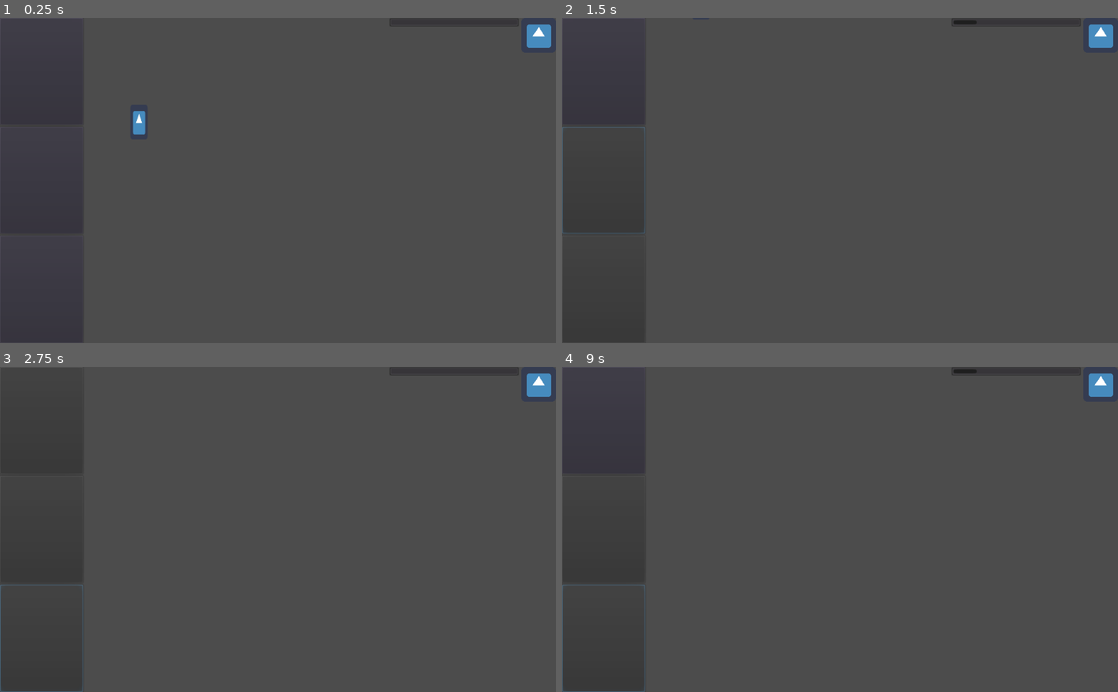
Above: before the commit, frames 1-4 (two rows, left to right).
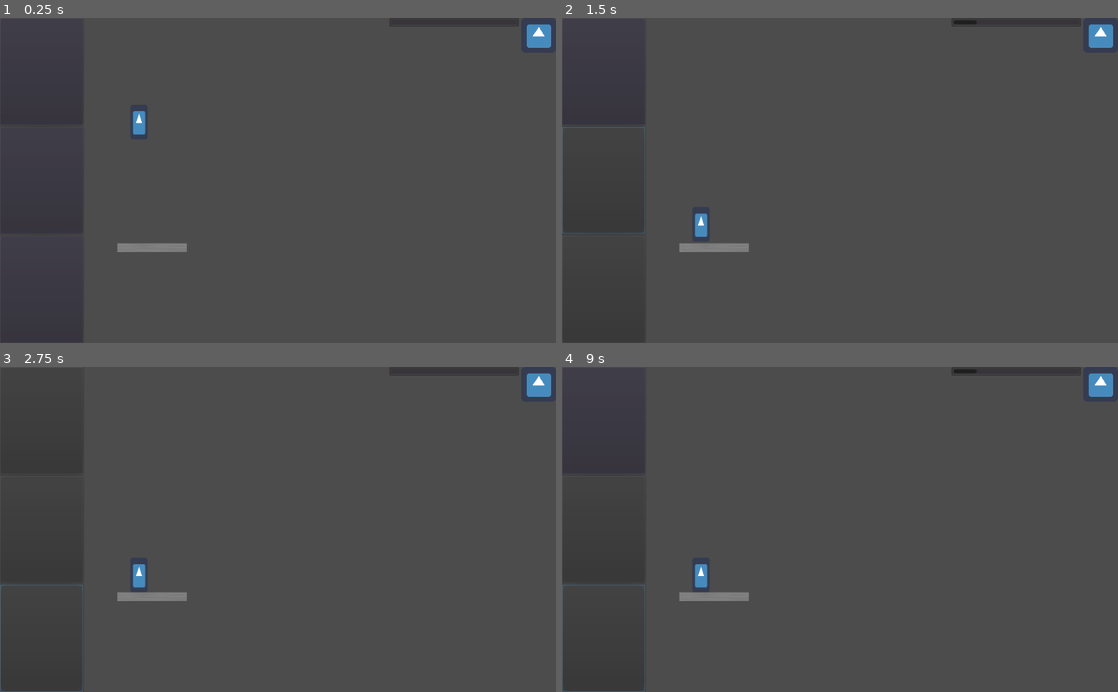
Above: after the commit, the same moments.

Repository: iniyanijoseph/Gravity
Game: Godot game, scene res://Main.tscn
The game is run twice, just before and just after one commit, with the same random seed, the same clock (stepped at 60 frames per second) and the same inputs. The engine's default icon, where the game draws it, is replaced by a stand-in: a white triangle on a blue panel in a dark square.
Inputs (mouse positions are in pixels of both pictures, inside the frame that each line leads up to):
- Up to frame 1 (0.25 s): no input
- Up to frame 2 (1.5 s): click (600, 70) at 0.5 s; click (600, 180) at 1.25 s
- Up to frame 3 (2.75 s): click (38, 640) at 2 s
- Up to frame 4 (9 s): tap Enter at 2.75, 4.25, 5.75 s; tap Space at 3.5, 5, 6.5 s

The runs differ from the first frame. In frame 1, 0.3% of the frame differs, in the area x 21-34%, y 69-73%; in frame 2, 0.5%; in frame 3, 0.5%, in the area x 21-34%, y 60-73%; in frame 4, 0.5%.

Commit message:
Add Static Platforms Into Game

Diff:
--- a/Main.tscn
+++ b/Main.tscn
@@ -1,7 +1,8 @@
-[gd_scene load_steps=3 format=2]
+[gd_scene load_steps=4 format=2]
 
 [ext_resource path="res://ActionController/ActionController.tscn" type="PackedScene" id=1]
 [ext_resource path="res://Player/Player.tscn" type="PackedScene" id=2]
+[ext_resource path="res://Platform/Platform.tscn" type="PackedScene" id=3]
 
 [node name="Main" type="Node2D"]
 
@@ -13,3 +14,6 @@
 anchor_bottom = 0.0
 margin_right = 1024.0
 margin_bottom = 600.0
+
+[node name="Platform" parent="." instance=ExtResource( 3 )]
+position = Vector2( 280, 424 )
--- /dev/null
+++ b/Platform/Platform.tscn
@@ -0,0 +1,22 @@
+[gd_scene load_steps=4 format=2]
+
+[sub_resource type="RectangleShape2D" id=1]
+extents = Vector2( 64, 8 )
+
+[sub_resource type="OpenSimplexNoise" id=2]
+period = 9.0
+
+[sub_resource type="NoiseTexture" id=3]
+height = 16
+seamless = true
+noise = SubResource( 2 )
+
+[node name="Platform" type="StaticBody2D"]
+
+[node name="CollisionShape2D" type="CollisionShape2D" parent="."]
+shape = SubResource( 1 )
+one_way_collision = true
+
+[node name="Polygon2D" type="Polygon2D" parent="."]
+texture = SubResource( 3 )
+polygon = PoolVector2Array( -64, -8, -64, 8, 64, 8, 64, -8 )
